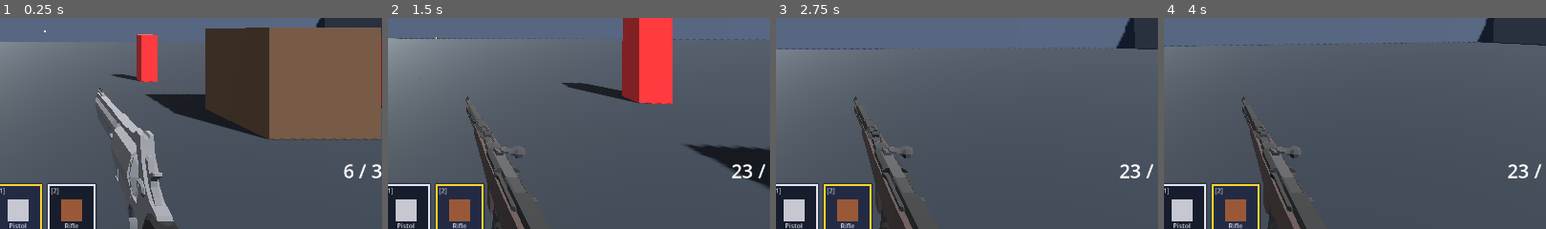
Above: before the commit, frames 1-4 (left to right).
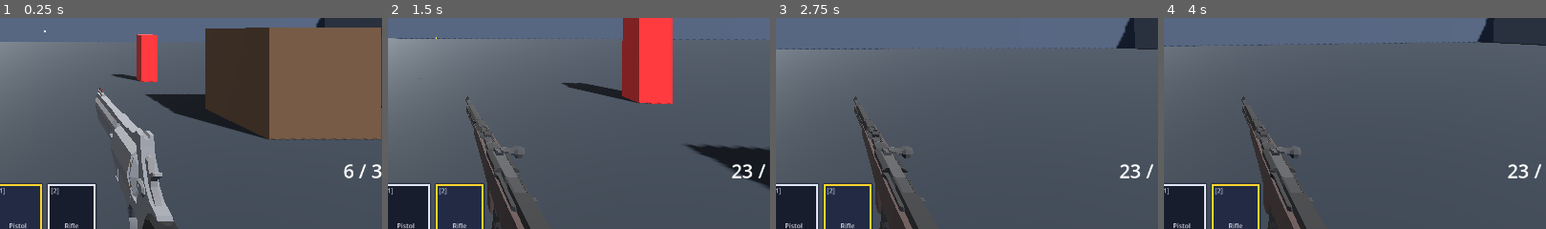
Above: after the commit, the same moments.

Repository: BosRegele/rustyrodut
Game: Godot game, scene res://main.tscn
The game is run twice, just before and just after one commit, with the same random seed, the same clock (stepped at 60 frames per second) and the same inputs.
Inputs (mouse positions are % of the whole screen's width and height, from its top left):
- Up to frame 1 (0.25 s): no input
- Up to frame 2 (1.5 s): tap Enter at 0.5 s; move the mouse to (55, 49) at 0.52 s; hold W (move_forward) from 0.53 s (still down); tap 1 at 0.6 s; click (55, 49) at 0.67 s; tap Space (jump) at 0.77 s; move the mouse to (45, 50) at 1.27 s; tap 2 at 1.35 s; click (45, 50) at 1.42 s
- Up to frame 3 (2.75 s): keep holding W (move_forward); tap Space (jump) at 1.52 s; move the mouse to (52, 47) at 2.02 s; tap R at 2.1 s; click (52, 47) at 2.17 s
- Up to frame 4 (4 s): keep holding W (move_forward); move the mouse to (49, 51) at 2.77 s; tap 1 at 2.85 s; click (49, 51) at 2.92 s; tap Space (jump) at 3.02, 3.5, 3.77 s; move the mouse to (57, 50) at 3.52 s; tap 2 at 3.6 s; click (57, 50) at 3.67 s
The pictures show only the part of the screen within x 44-94%, y 46-96%; the shares and areas given below are measured in that part.

The runs differ from the first frame. In frame 1, 1.1% of the frame differs, in the area x 2-22%, y 85-97%; in frame 2, 1.1%; in frame 3, 1.1%; in frame 4, 1.1%.

Commit message:
Generate pixel-art weapon icons at runtime
_ensure_icons() draws pistol/rifle PNG on first run using Image API
- Pistol: silver Taurus Raging Judge silhouette (barrel, cylinder, grip)
- Rifle: wood+metal Federov Avtomat silhouette (stock, barrel, magazine)
Icons saved to res:// and loaded as TextureRect in slots

Co-Authored-By: Claude Sonnet 4.6 <noreply@anthropic.com>

Diff:
--- a/inventory_hud.gd
+++ b/inventory_hud.gd
@@ -4,19 +4,12 @@
 const SLOT_GAP      := 10
 const MARGIN_BOTTOM := 24
 
-const SLOT_FRAME  := "res://icon_slot.png"
 const WEAPON_ICONS := [
-	"res://icon_pistol.png",   # slot 1
-	"res://icon_rifle.png",    # slot 2
+	"res://icon_pistol.png",
+	"res://icon_rifle.png",
 ]
-const WEAPON_NAMES  := ["Pistol", "Rifle"]
-const KEY_LABELS    := ["[1]", "[2]"]
-
-# Fallback colors daca PNG-urile lipsesc
-const WEAPON_COLORS := [
-	Color(0.78, 0.78, 0.82),
-	Color(0.60, 0.35, 0.22),
-]
+const WEAPON_NAMES := ["Pistol", "Rifle"]
+const KEY_LABELS   := ["[1]", "[2]"]
 
 const COL_BG_INACTIVE := Color(0.09, 0.11, 0.17, 0.92)
 const COL_BG_ACTIVE   := Color(0.14, 0.17, 0.27, 0.96)
@@ -28,15 +21,137 @@
 
 var _slots       : Array = []
 var _active_slot := 1
-var _use_frame   := false
 
 func _ready() -> void:
 	layer = 20
-	_use_frame = ResourceLoader.exists(SLOT_FRAME)
+	_ensure_icons()
 	_build()
 	update_active(1)
 
-# ── Build ──────────────────────────────────────────────────────────────────────
+# ── Genereaza PNG-urile daca nu exista ─────────────────────────────────────────
+func _ensure_icons() -> void:
+	var pistol_path := ProjectSettings.globalize_path("res://icon_pistol.png")
+	var rifle_path  := ProjectSettings.globalize_path("res://icon_rifle.png")
+	if not FileAccess.file_exists(pistol_path):
+		_gen_pistol().save_png(pistol_path)
+	if not FileAccess.file_exists(rifle_path):
+		_gen_rifle().save_png(rifle_path)
+
+# ── Pixel helper ───────────────────────────────────────────────────────────────
+func _fill(img: Image, x1: int, y1: int, x2: int, y2: int, c: Color) -> void:
+	var w := img.get_width()
+	var h := img.get_height()
+	for py in range(max(0, y1), min(h, y2)):
+		for px in range(max(0, x1), min(w, x2)):
+			img.set_pixel(px, py, c)
+
+# ── Taurus Raging Judge (argintiu, barrel lung, pointing right) ────────────────
+func _gen_pistol() -> Image:
+	var img  := Image.create(64, 64, false, Image.FORMAT_RGBA8)
+	img.fill(Color(0, 0, 0, 0))
+
+	var silver := Color(0.72, 0.74, 0.78, 1.0)
+	var metal  := Color(0.48, 0.50, 0.54, 1.0)
+	var dark   := Color(0.15, 0.15, 0.18, 1.0)
+	var red    := Color(0.85, 0.12, 0.12, 1.0)
+
+	# Barrel lung (caracteristic Raging Judge)
+	_fill(img, 36, 22, 62, 30, silver)
+	# Nervura de sus a barrel-ului
+	_fill(img, 38, 20, 60, 22, metal)
+	# Front sight (rosu)
+	_fill(img, 59, 19, 63, 23, red)
+
+	# Cylinder mare
+	_fill(img, 22, 17, 40, 36, metal)
+	# Flute-uri cylinder
+	_fill(img, 24, 19, 26, 34, dark)
+	_fill(img, 28, 19, 30, 34, dark)
+	_fill(img, 33, 19, 35, 34, dark)
+	_fill(img, 37, 19, 39, 34, dark)
+
+	# Frame principal
+	_fill(img, 12, 23, 26, 40, silver)
+
+	# Hammer
+	_fill(img, 13, 15, 22, 24, dark)
+	_fill(img, 19, 13, 24, 19, dark)
+
+	# Trigger guard
+	_fill(img, 18, 38, 34, 40, silver)
+	_fill(img, 18, 38, 20, 48, silver)
+	_fill(img, 32, 38, 34, 48, silver)
+	_fill(img, 18, 46, 34, 48, silver)
+	# Trigger
+	_fill(img, 24, 38, 28, 46, dark)
+
+	# Grip (maner negru/cauciuc)
+	_fill(img, 8, 37, 20, 58, dark)
+	# Suruburi grip
+	_fill(img, 10, 41, 13, 44, silver)
+	_fill(img, 15, 51, 18, 54, silver)
+	# Highlight grip
+	_fill(img, 9, 38, 11, 56, Color(0.25, 0.25, 0.28, 1.0))
+
+	return img
+
+# ── Federov Avtomat (lemn brun + metal, pointing right) ───────────────────────
+func _gen_rifle() -> Image:
+	var img  := Image.create(64, 64, false, Image.FORMAT_RGBA8)
+	img.fill(Color(0, 0, 0, 0))
+
+	var wood      := Color(0.60, 0.35, 0.22, 1.0)
+	var wood_dark := Color(0.45, 0.25, 0.14, 1.0)
+	var metal     := Color(0.30, 0.30, 0.33, 1.0)
+	var dark      := Color(0.14, 0.14, 0.16, 1.0)
+	var metal_l   := Color(0.42, 0.42, 0.46, 1.0)
+
+	# Pat (stock) lemn
+	_fill(img, 2, 24, 16, 42, wood)
+	_fill(img, 2, 24,  4, 42, wood_dark)
+	_fill(img, 2, 40, 16, 42, wood_dark)
+
+	# Pistol grip lemn
+	_fill(img, 14, 33, 22, 48, wood)
+	_fill(img, 14, 33, 16, 48, wood_dark)
+
+	# Receiver / carc
+	_fill(img, 14, 20, 46, 36, metal)
+	_fill(img, 14, 20, 46, 22, dark)   # top edge
+
+	# Sina de sus (top rail)
+	_fill(img, 16, 17, 44, 21, dark)
+
+	# Barrel (teava lunga)
+	_fill(img, 44, 24, 62, 30, metal)
+	# Gas tube (deasupra teavii)
+	_fill(img, 44, 22, 60, 25, dark)
+
+	# Incarcator (magazine) negru cu nervuri
+	_fill(img, 27, 36, 37, 54, dark)
+	_fill(img, 29, 37, 31, 53, metal_l)
+	_fill(img, 33, 37, 35, 53, metal_l)
+
+	# Trigger guard
+	_fill(img, 23, 34, 38, 36, metal)
+	_fill(img, 23, 34, 25, 42, metal)
+	_fill(img, 36, 34, 38, 42, metal)
+	_fill(img, 23, 40, 38, 42, metal)
+
+	# Mecanism fata + protectie teava
+	_fill(img, 44, 21, 60, 25, metal_l)
+
+	# Muzzle brake (frână gura de foc)
+	_fill(img, 60, 22, 64, 31, dark)
+	_fill(img, 60, 24, 63, 26, metal_l)
+	_fill(img, 60, 27, 63, 29, metal_l)
+
+	# Front sight
+	_fill(img, 56, 20, 60, 23, metal)
+
+	return img
+
+# ── Build HUD ─────────────────────────────────────────────────────────────────
 func _build() -> void:
 	var count       := WEAPON_NAMES.size()
 	var total_width := count * SLOT_SIZE.x + (count - 1) * SLOT_GAP
@@ -57,47 +172,24 @@
 	root.add_child(hbox)
 
 	for i in range(count):
-		# ── Container exterior (border / frame) ──────────────────────────────
 		var outer := _make_outer()
 		hbox.add_child(outer)
 
-		# ── Icon arma ────────────────────────────────────────────────────────
+		# Icon arma
 		var icon_path: String = WEAPON_ICONS[i]
 		if ResourceLoader.exists(icon_path):
 			var tex_rect := TextureRect.new()
 			tex_rect.texture = load(icon_path)
 			tex_rect.stretch_mode = TextureRect.STRETCH_KEEP_ASPECT_CENTERED
 			tex_rect.set_anchors_preset(Control.PRESET_FULL_RECT)
-			# margine interioara sa nu atinga bordura
-			tex_rect.offset_left   = 6
-			tex_rect.offset_right  = -6
-			tex_rect.offset_top    = 6
-			tex_rect.offset_bottom = -20   # loc pentru label jos
+			tex_rect.offset_left   =  4
+			tex_rect.offset_right  = -4
+			tex_rect.offset_top    =  4
+			tex_rect.offset_bottom = -18
 			tex_rect.mouse_filter  = Control.MOUSE_FILTER_IGNORE
 			outer.add_child(tex_rect)
-		else:
-			# Fallback: patrat colorat
-			var col_rect := ColorRect.new()
-			col_rect.color = WEAPON_COLORS[i]
-			col_rect.set_anchors_preset(Control.PRESET_CENTER)
-			col_rect.size         = Vector2(36, 36)
-			col_rect.offset_left  = -18
-			col_rect.offset_right =  18
-			col_rect.offset_top   = -14
-			col_rect.offset_bottom = 22
-			col_rect.mouse_filter = Control.MOUSE_FILTER_IGNORE
-			outer.add_child(col_rect)
-
-		# ── Overlay rama PNG (transparent center) ────────────────────────────
-		if _use_frame:
-			var frame_rect := TextureRect.new()
-			frame_rect.texture = load(SLOT_FRAME)
-			frame_rect.stretch_mode = TextureRect.STRETCH_SCALE
-			frame_rect.set_anchors_preset(Control.PRESET_FULL_RECT)
-			frame_rect.mouse_filter = Control.MOUSE_FILTER_IGNORE
-			outer.add_child(frame_rect)
-
-		# ── Label tasta ──────────────────────────────────────────────────────
+
+		# Label tasta
 		var key_lbl := Label.new()
 		key_lbl.text = KEY_LABELS[i]
 		key_lbl.set_anchors_preset(Control.PRESET_TOP_LEFT)
@@ -108,7 +200,7 @@
 		key_lbl.mouse_filter = Control.MOUSE_FILTER_IGNORE
 		outer.add_child(key_lbl)
 
-		# ── Label nume arma ──────────────────────────────────────────────────
+		# Label nume
 		var name_lbl := Label.new()
 		name_lbl.text = WEAPON_NAMES[i]
 		name_lbl.set_anchors_preset(Control.PRESET_BOTTOM_WIDE)
@@ -125,7 +217,6 @@
 			"outer_style": outer.get_theme_stylebox("panel") as StyleBoxFlat,
 		})
 
-# ── Outer panel cu StyleBoxFlat (folosit si cand lipseste frame PNG) ───────────
 func _make_outer() -> Panel:
 	var p := Panel.new()
 	p.custom_minimum_size = SLOT_SIZE
@@ -136,10 +227,9 @@
 	s.border_width_right  = 3
 	s.border_width_top    = 3
 	s.border_width_bottom = 3
-	s.border_color = COL_BORDER_IN
-	# bordura exterioara dark (simulam shadow-ul din pixel art)
-	s.shadow_color = COL_BORDER_OUT
-	s.shadow_size  = 3
+	s.border_color  = COL_BORDER_IN
+	s.shadow_color  = COL_BORDER_OUT
+	s.shadow_size   = 3
 	s.set_corner_radius_all(0)
 	p.add_theme_stylebox_override("panel", s)
 	return p
@@ -150,5 +240,5 @@
 	for i in range(_slots.size()):
 		var s := _slots[i]["outer_style"] as StyleBoxFlat
 		var active := (i + 1 == slot)
-		s.bg_color     = COL_BG_ACTIVE   if active else COL_BG_INACTIVE
-		s.border_color = COL_BORDER_ACT  if active else COL_BORDER_IN
+		s.bg_color     = COL_BG_ACTIVE  if active else COL_BG_INACTIVE
+		s.border_color = COL_BORDER_ACT if active else COL_BORDER_IN
